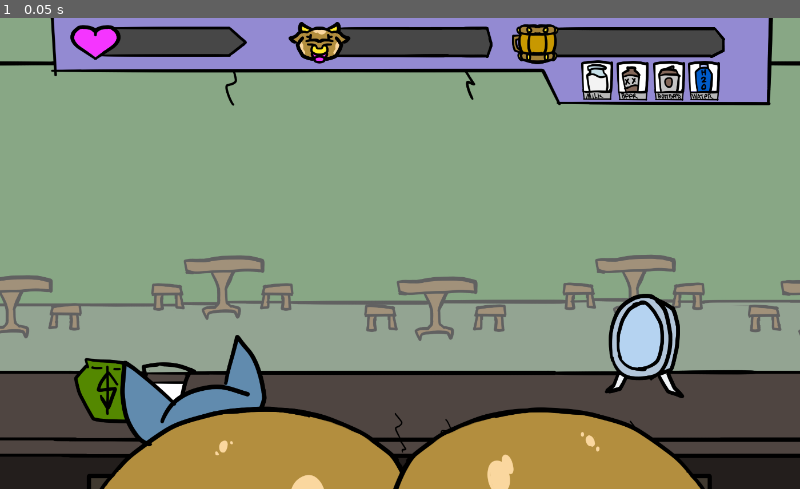
Above: before the commit, frame 1.
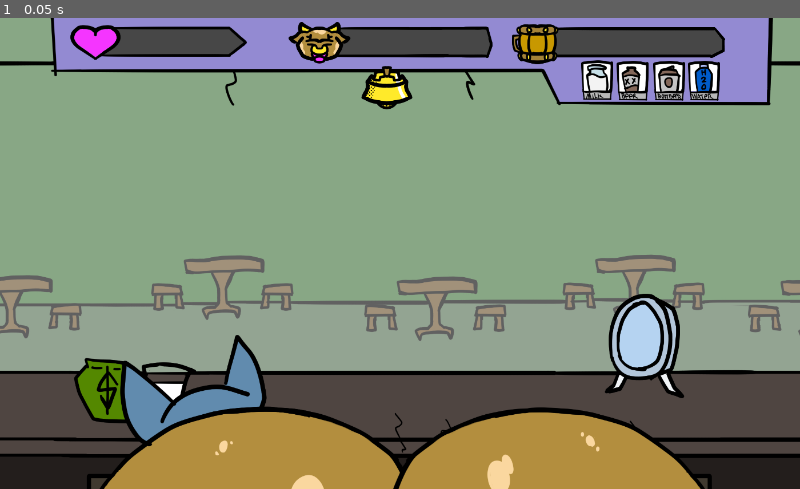
Above: after the commit, the same moment.

Repository: Yellowscar/MilkFloodV1
Game: Godot game, scene res://MainScene.tscn
Same seed, same stepped clock (60 frames per second), same inputs: the game is played once before the commit and once after it.
Inputs:
- Up to frame 1 (0.05 s): no input

The runs differ from the first frame. In frame 1, 0.4% of the frame differs, in the area x 45-52%, y 10-20%.

Commit message:
Added a bell
Added a bell, it will be clickable and will increase milk production.

Diff:
--- a/milk-flood-v-1/ProtoScene.tscn
+++ b/milk-flood-v-1/ProtoScene.tscn
@@ -36,6 +36,9 @@
 [ext_resource type="Texture2D" uid="uid://dwy1jstct0r1r" path="res://Yellow Resources/Player and UI Sprites/Cow Icon V20005.png" id="26_kvjk3"]
 [ext_resource type="Texture2D" uid="uid://t612e5xdr41a" path="res://Yellow Resources/Player and UI Sprites/Milk Flood Right Tit.png" id="27_3oxj7"]
 [ext_resource type="Texture2D" uid="uid://p56eomu1krv1" path="res://Yellow Resources/Player and UI Sprites/Cow Icon V20006.png" id="27_jq24d"]
+[ext_resource type="Texture2D" uid="uid://lqkwsskerfa1" path="res://Yellow Resources/Player and UI Sprites/Bell Icon0004.png" id="28_iwfuo"]
+[ext_resource type="Texture2D" uid="uid://bds5l6r6atqan" path="res://Yellow Resources/Player and UI Sprites/Bell Icon0005.png" id="29_cpokc"]
+[ext_resource type="Texture2D" uid="uid://1wxa5ne0vd24" path="res://Yellow Resources/Player and UI Sprites/Bell Icon0006.png" id="30_s0tec"]
 
 [sub_resource type="SpriteFrames" id="SpriteFrames_52856"]
 animations = [{
@@ -144,6 +147,34 @@
 }],
 "loop": true,
 "name": &"V2 Idle",
+"speed": 5.0
+}]
+
+[sub_resource type="SpriteFrames" id="SpriteFrames_4oxvr"]
+animations = [{
+"frames": [{
+"duration": 0.75,
+"texture": ExtResource("28_iwfuo")
+}, {
+"duration": 0.75,
+"texture": ExtResource("29_cpokc")
+}, {
+"duration": 0.75,
+"texture": ExtResource("28_iwfuo")
+}, {
+"duration": 0.75,
+"texture": ExtResource("30_s0tec")
+}],
+"loop": true,
+"name": &"Ring",
+"speed": 5.0
+}, {
+"frames": [{
+"duration": 1.0,
+"texture": ExtResource("28_iwfuo")
+}],
+"loop": true,
+"name": &"default",
 "speed": 5.0
 }]
 
@@ -340,6 +371,12 @@
 sprite_frames = SubResource("SpriteFrames_xnxqh")
 animation = &"V2 Idle"
 
+[node name="Bell" type="AnimatedSprite2D" parent="CanvasLayer/BarManager/PlayerMilkBar"]
+position = Vector2(201.96533, 194.55362)
+sprite_frames = SubResource("SpriteFrames_4oxvr")
+animation = &"Ring"
+frame_progress = 0.30287686
+
 [node name="BoobManager" type="Node2D" parent="CanvasLayer"]
 position = Vector2(695, 929)
 script = ExtResource("21_8q7j2")
Not shown: 1 places in milk-flood-v-1/ProtoScene.tscn that only renumber resources
Binary file added: milk-flood-v-1/Yellow Resources/Player and UI Sprites/Bell Icon0004.png
Not shown, added: milk-flood-v-1/Yellow Resources/Player and UI Sprites/Bell Icon0004.png.import
Binary file added: milk-flood-v-1/Yellow Resources/Player and UI Sprites/Bell Icon0005.png
Not shown, added: milk-flood-v-1/Yellow Resources/Player and UI Sprites/Bell Icon0005.png.import
Binary file added: milk-flood-v-1/Yellow Resources/Player and UI Sprites/Bell Icon0006.png
Not shown, added: milk-flood-v-1/Yellow Resources/Player and UI Sprites/Bell Icon0006.png.import
